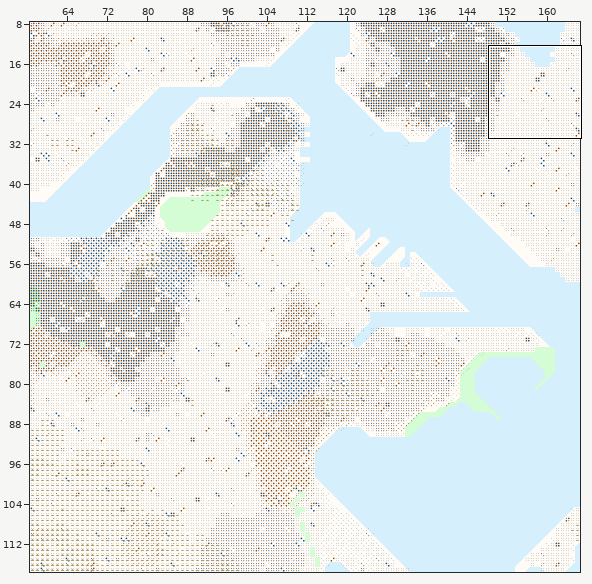
A Tiled map gets an edit: Maps/boston.tmx. Above: a wide view before the commit, with the close-up outlined.
Close-up. Before the commit:
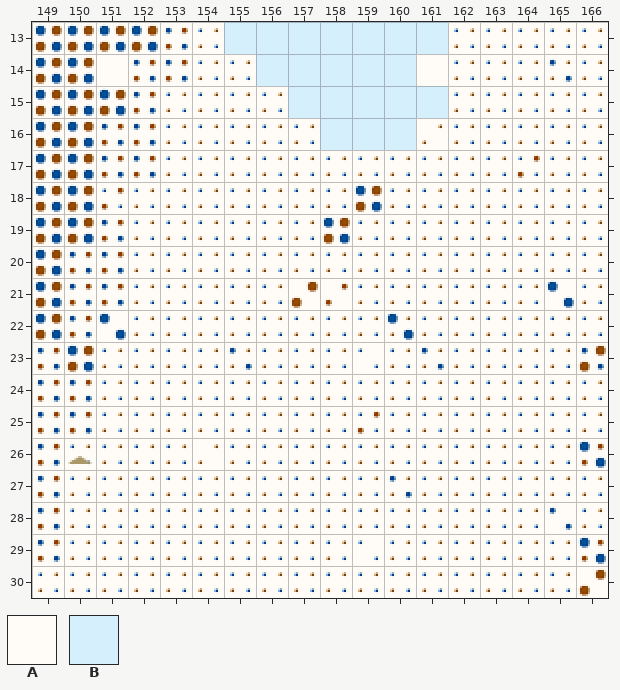
Cells are 16x16 px. Shown: x 149..166, y 13..30. The commit also changed other parts of the map, which this record leaves out.
Key: from "Landform": A 0, B 1.
_ is an empty cell.
Layers that did not change in this view are not listed.
Layer "Land" before, first column x 149:
13 AAAAAABBBBBBBAAAAA
14 AAAAAAABBBBBAAAAAA
15 AAAAAAAABBBBBAAAAA
16 AAAAAAAAABBBAAAAAA
17 AAAAAAAAAAAAAAAAAA
18 AAAAAAAAAAAAAAAAAA
19 AAAAAAAAAAAAAAAAAA
20 AAAAAAAAAAAAAAAAAA
21 AAAAAAAAAAAAAAAAAA
22 AAAAAAAAAAAAAAAAAA
23 AAAAAAAAAAAAAAAAAA
24 AAAAAAAAAAAAAAAAAA
25 AAAAAAAAAAAAAAAAAA
26 AAAAAAAAAAAAAAAAAA
27 AAAAAAAAAAAAAAAAAA
28 AAAAAAAAAAAAAAAAAA
29 AAAAAAAAAAAAAAAAAA
30 AAAAAAAAAAAAAAAAAA
The result:
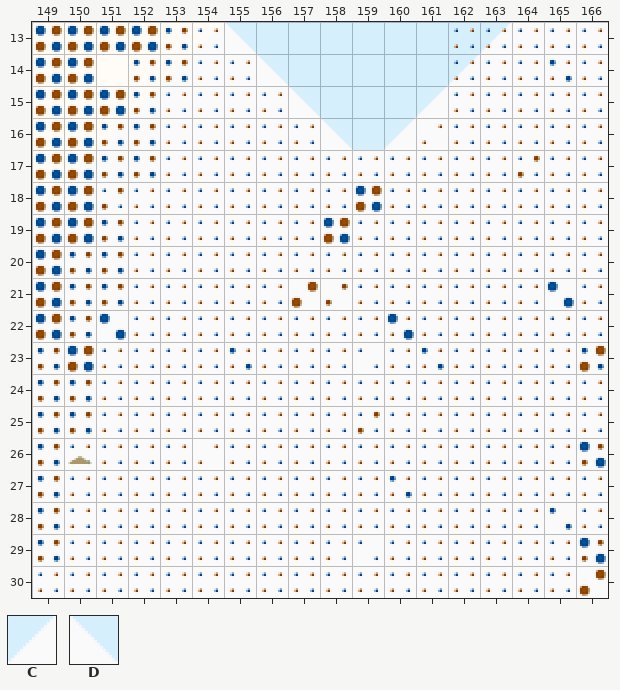
Further tiles: from "Landform": C 20, D 21.
What changed:
Changed rows in their new state; . is an unchanged cell.
Layer "Land":
first column x 155:
13 D......BC
14 .D....BC.
15 ..D...C..
16 ...D.C...
Where, in picture pixels (left, top, right, bottom), the same in both close-ups:
changed: (224, 22, 352, 150)
changed: (384, 22, 512, 150)
